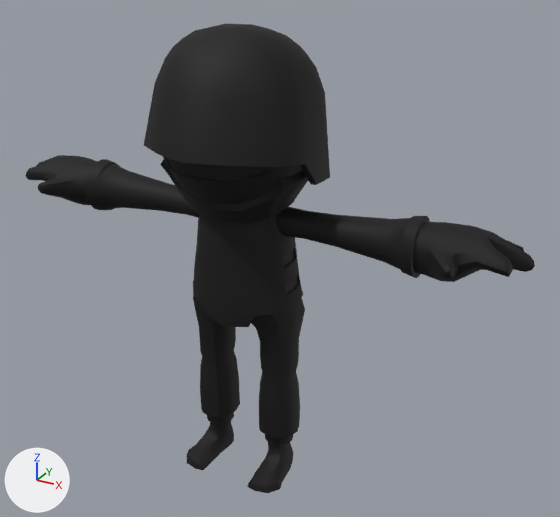
The glTF model assets/characters/havoc.glb: old version first, new version second.
Rendered twice from a 50 mm camera at (1.44, -2.34, 2.12) aimed at (0.13, 0.05, 0.92). Every picture has the same lights, and +X, +Y and +Z are marked at lower left. The picture after the commit comes second. Where no turn or scale is listed for an object, it has been applied to the vertices.

The first picture shows 'Body', 'Head'.
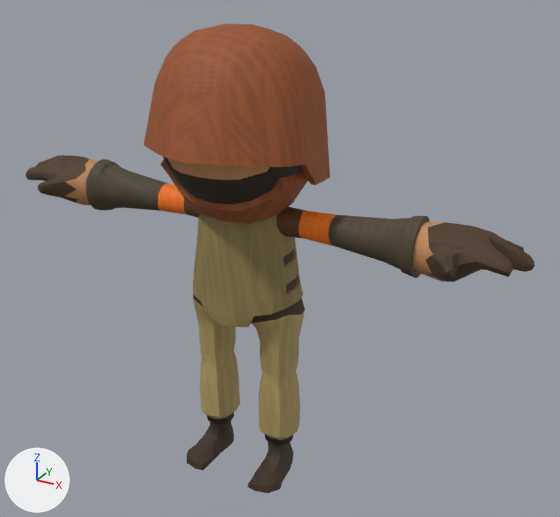
Where the newer file only moved an object's origin or applied its transform, the numbers keep the older frame.

What changed in the scene script:
```text
Add img_atlas:
    img_atlas = load_image('atlas', '_unpacked/atlas', 512, 512, 'sRGB')
Change mat_ts_havoc:
    mat_ts_havoc.texture: img_havoc_atlas -> img_atlas
```

Location of each change, (x1, y1, x2, y2) in pixels of the pictures (560 x 517 px):
'Body', surface changed (black to brown): (26, 155, 535, 493) in both
'Head', surface changed (black to brown): (144, 24, 330, 224) in both
